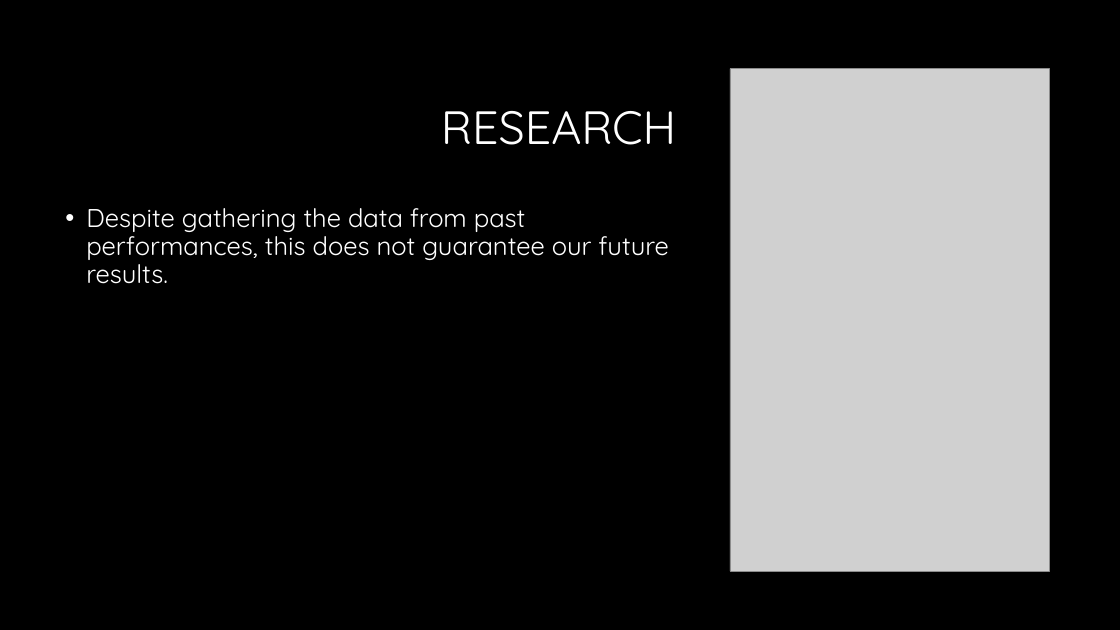
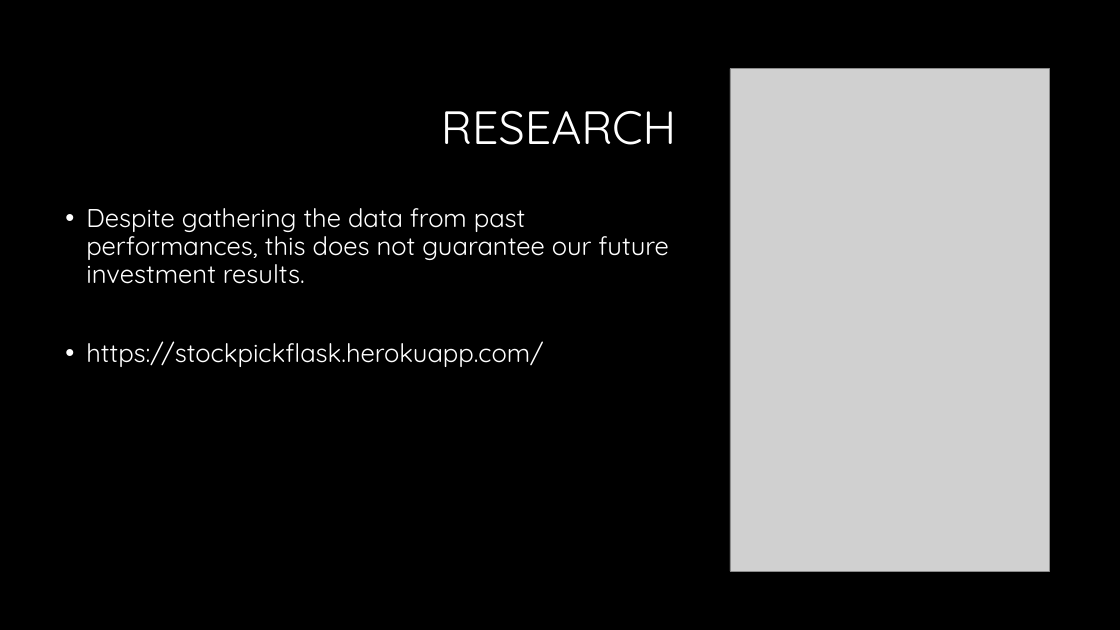
Before and after one commit to jharrychapman/Final_DS_Project, a slide deck: slide 10 of Issac_work/Stocks_Project.pptx. Drawn at 1120x630 pixels with LibreOffice and Linux fonts; fonts in the diff are those of the drawing; grey boxes stand for pictures; background and template pictures are left out. Boxes give left, top, right and bottom in pixels: in the first picture for what was removed or moved away, otherwise in the second. Text is boxed around its words. In the diff, an @@ line names an element or a change of style, - is before the commit and + after.

```diff
--- a/Issac_work/Stocks_Project.pptx
+++ b/Issac_work/Stocks_Project.pptx
@@ text at [86, 208, 668, 367]: text changed @@
-• Despite gathering the data from past performances, this does not guarantee our future results.
+• Despite gathering the data from past performances, this does not guarantee our future investment results.
+• https://stockpickflask.herokuapp.com/
```
Also in this commit, not shown: 2 other slides changed, 1 slide removed.
